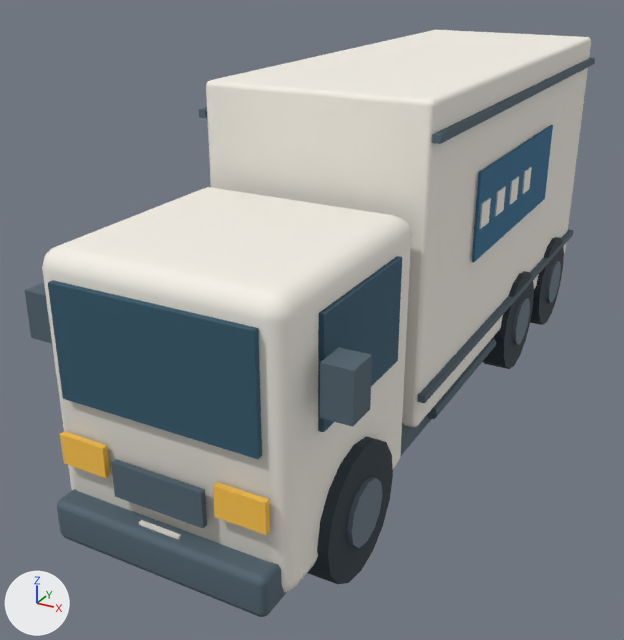
An edit to the glTF model public/assets/models/delivery-truck.glb, drawn before and after from the same camera.
Camera for both pictures: a camera (50 mm lens) standing at (1.74, -3.91, 2.34) and looking at (-0.25, -0.28, 0.53). Every picture has the same lights, and +X, +Y and +Z are marked at lower left. The picture after the commit comes second. Where no turn or scale is listed for an object, it has been applied to the vertices. Vertices at exactly the same position are counted once.

Objects in the first picture: 'cargo box', 'headlight', 'plate characters', 'truck chassis', 'truck tire', 'wheel hub', 'windshield'.
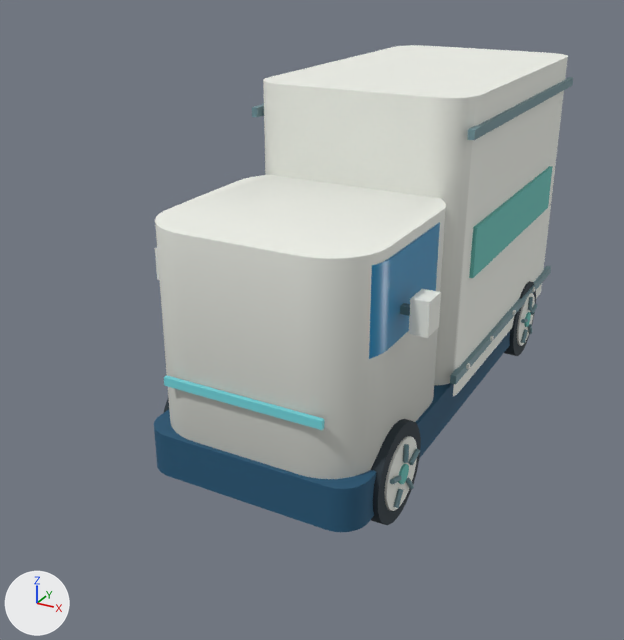
Where the change shows, as pixel boxes (x1, y1, x2, y2) in the pictures (624 x 640 px):
'cargo box', deleted: before (42, 30, 591, 592)
'electric truck cabin', added: after (155, 45, 568, 511)
'truck chassis', surface changed, reshaped: before (24, 58, 595, 617); after (154, 331, 510, 532)
'windshield', deleted (blue): before (48, 256, 402, 459)
'truck tire', deleted: before (308, 237, 564, 584)
'truck glass', added (blue): after (369, 222, 440, 359)
'plate characters', deleted (blue): before (472, 125, 553, 262)
'wheel centre', added: after (398, 166, 553, 484)
'headlight', deleted: before (60, 431, 270, 535)
'cargo rear lock', added: after (252, 77, 573, 508)
'wheel hub', deleted: before (347, 261, 561, 548)
'electric tire', added: after (164, 281, 536, 525)
'truck LED bar', added (cyan): after (164, 375, 325, 430)
part 1 of me_cubo_3827, rebuilt: before (57, 416, 431, 617); after (154, 331, 510, 532)
part 2 of me_cubo_3827, deleted (mostly hidden): before (24, 58, 595, 528)

Patch to the scene script:
```diff
--- a/public/assets/models/delivery-truck.glb.py
+++ b/public/assets/models/delivery-truck.glb.py
@@ mat_eco_metal @@
 n2 = _N.new('ShaderNodeMix'); n2.name = 'Mix'
 n2.inputs[0].default_value = 1.0  # 'Factor'
-n2.inputs[7].default_value = (0.0844, 0.13, 0.165, 1.0)  # 'B', dark blue #526571
+n2.inputs[7].default_value = (0.159, 0.287, 0.323, 1.0)  # 'B', cyan #6f929a
 n3 = _N.new('ShaderNodeVertexColor'); n3.name = 'Color Attribute'
@@ mat_eco_glassdark @@
 n2 = _N.new('ShaderNodeMix'); n2.name = 'Mix'
 n2.inputs[0].default_value = 1.0  # 'Factor'
-n2.inputs[7].default_value = (0.0307, 0.0999, 0.153, 1.0)  # 'B', dark blue #31596d
+n2.inputs[7].default_value = (0.0203, 0.27, 0.521, 1.0)  # 'B', blue #278ebf
 n3 = _N.new('ShaderNodeVertexColor'); n3.name = 'Color Attribute'
@@ mat_eco_teal @@
+mat_eco_teal = bpy.data.materials.new('eco.teal')
+# nodes: BsdfPrincipled, Mix, OutputMaterial, VertexColor
+# colours: cyan #6dc6bd, mixed with the vertex colours
@@ mat_eco_led @@
+mat_eco_led = bpy.data.materials.new('eco.led')
+# nodes: BsdfPrincipled, Mix, OutputMaterial, VertexColor
+# colours: cyan #77dde5, mixed with the vertex colours
@@ me_cubo_3827 @@
-me_cubo_3827.from_pydata(...)  # 248 vertices, 404 faces; spans x -0.7..0.7, y -1.95..2.04, z 0.18..1.73
-me_cubo_3827.materials.append(mat_eco_metal)
+me_cubo_3827.from_pydata(...)  # 88 vertices, 172 faces; spans x -0.53..0.53, y -1.35..1.35, z 0.14..0.35
+# me_cubo_3827 part 1: the loose piece of 56 vertices spanning x -0.48..0.48, y -1.95..1.95, z 0.18..0.36 is rebuilt with 88 vertices and now spans x -0.53..0.53, y -1.35..1.35, z 0.14..0.35, in mat_eco_navy
+# me_cubo_3827 part 2: 22 loose pieces with 192 vertices, spanning x -0.7..0.7, y -1.9..2.04, z 0.26..1.73, are deleted
+me_cubo_3827.materials.append(mat_eco_navy)
@@ ob_cargo_box @@
-ob_cargo_box = bpy.data.objects.new('cargo box', me_cubo_3828)
@@ ob_headlight @@
-ob_headlight = bpy.data.objects.new('headlight', me_cubo_3839)
@@ ob_plate_characters @@
-ob_plate_characters = bpy.data.objects.new('plate characters', me_cubo_3846)
@@ ob_truck_tire @@
-ob_truck_tire = bpy.data.objects.new('truck tire', me_cilindro_1052)
@@ ob_wheel_hub @@
-ob_wheel_hub = bpy.data.objects.new('wheel hub', me_cilindro_1053)
@@ ob_windshield @@
-ob_windshield = bpy.data.objects.new('windshield', me_cubo_3830)
@@ ob_wheel_centre @@
+ob_wheel_centre = bpy.data.objects.new('wheel centre', me_cilindro_2234)  # 96 vertices, 168 faces; spans x -0.57..0.57, y -1.01..1.17, z 0.2..1.13
+ob_wheel_centre.location = (0.0, 0.0, 0.0)
@@ ob_truck_led_bar @@
+ob_truck_led_bar = bpy.data.objects.new('truck LED bar', me_cubo_2488)  # a box spanning x -0.38..0.38, y -0.01..0.01, z -0.02..0.02
+ob_truck_led_bar.location = (0.0, -1.344, 0.63)
@@ ob_truck_glass @@
+ob_truck_glass = bpy.data.objects.new('truck glass', me_truck_glass)  # 88 vertices, 172 faces; spans x -0.522..0.522, y -1.3..-0.38, z 0.87..1.25
+ob_truck_glass.location = (0.0, 0.0, 0.0)
@@ ob_electric_truck_cabin @@
+ob_electric_truck_cabin = bpy.data.objects.new('electric truck cabin', me_electric_truck_cabin)  # 448 vertices, 832 faces; spans x -0.66..0.66, y -1.33..1.47, z 0.08..1.73
+ob_electric_truck_cabin.location = (0.0, 0.0, 0.0)
@@ ob_electric_tire @@
+ob_electric_tire = bpy.data.objects.new('electric tire', me_cilindro_2232)  # 192 vertices, 368 faces; spans x -0.55..0.55, y -1.19..1.16, z 0.01..0.47
+ob_electric_tire.location = (0.0, 0.0, 0.0)
@@ ob_cargo_rear_lock @@
+ob_cargo_rear_lock = bpy.data.objects.new('cargo rear lock', me_cilindro_2244)  # 328 vertices, 540 faces; spans x -0.63..0.63, y -1.1..1.49, z 0.12..1.61
+ob_cargo_rear_lock.location = (0.0, 0.0, 0.0)
```
